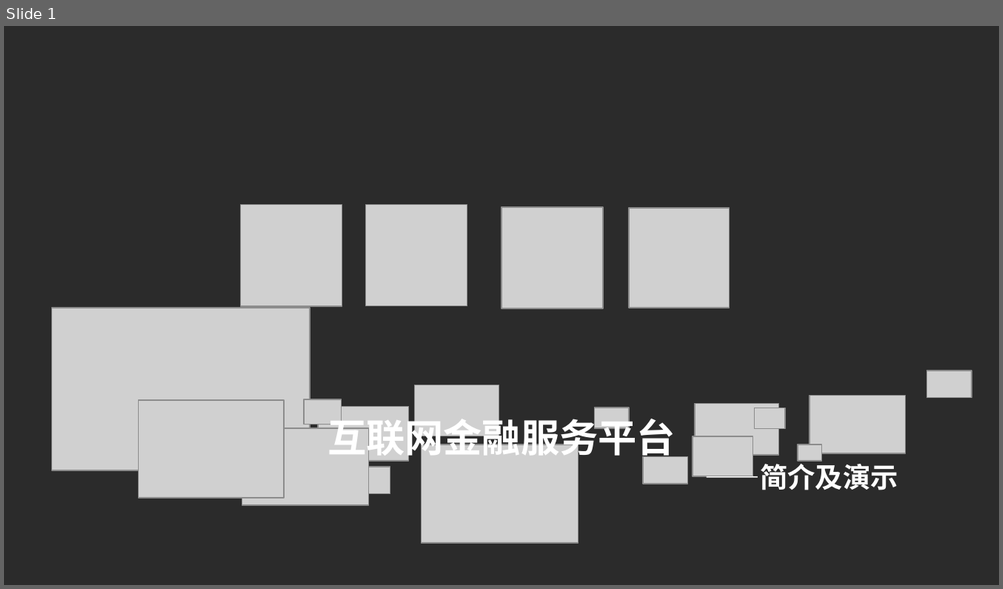
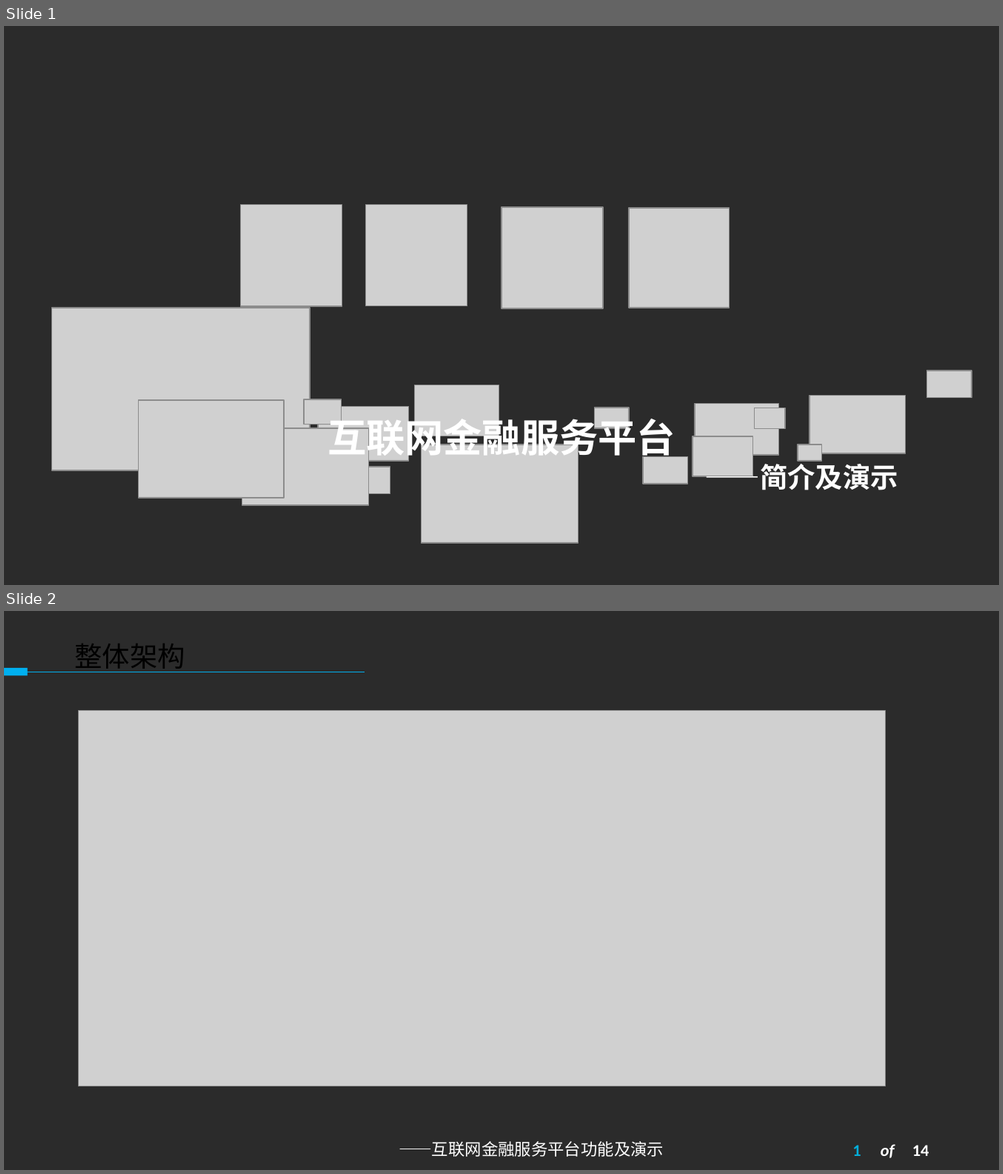
Before and after one commit to zhenghong/Liana5-memcache, a slide deck: liana52简介.pptx. Shown one above the other, each under a label of ours: slide 1 before the commit, slides 1 and 2 after it. The pictures are 1003x589 and 1003x1174 pixels, drawn with LibreOffice and Linux fonts; fonts in the diff are those of the drawing; grey boxes stand for pictures; background and template pictures are left out; a plain dark background stands for a picture behind light text. Boxes give left, top, right and bottom in pixels: in the first picture for what was removed or moved away, otherwise in the second. Text is boxed around its words. In the diff, an @@ line names an element or a change of style, - is before the commit and + after.

```diff
--- a/liana52简介.pptx
+++ b/liana52简介.pptx
@@ slide 2 added at [4, 611, 999, 1170], background picture (left out) @@
@@ text added at [75, 644, 186, 672], 20 pt, text #000000 @@
+整体架构
@@ rectangle added at [4, 668, 28, 675], fill #00B0F0 @@
@@ line added from (364, 672) to (27, 672), #00B0F0 0.75 pt @@
@@ picture added at [79, 710, 885, 1086] @@
@@ text added at [398, 1142, 663, 1157], 12 pt, text #FFFFFF @@
+——互联网金融服务平台功能及演示
@@ text added at [852, 1145, 860, 1156], 12 pt, text #04AEDA, bold @@
+1
@@ text added at [880, 1145, 894, 1159], 12 pt, text #FFFFFF, bold, italic @@
+of
@@ text added at [912, 1145, 929, 1156], 12 pt, text #FFFFFF, bold @@
+14
```
Also in this commit, not shown: 1 slide changed, 1 other file.
